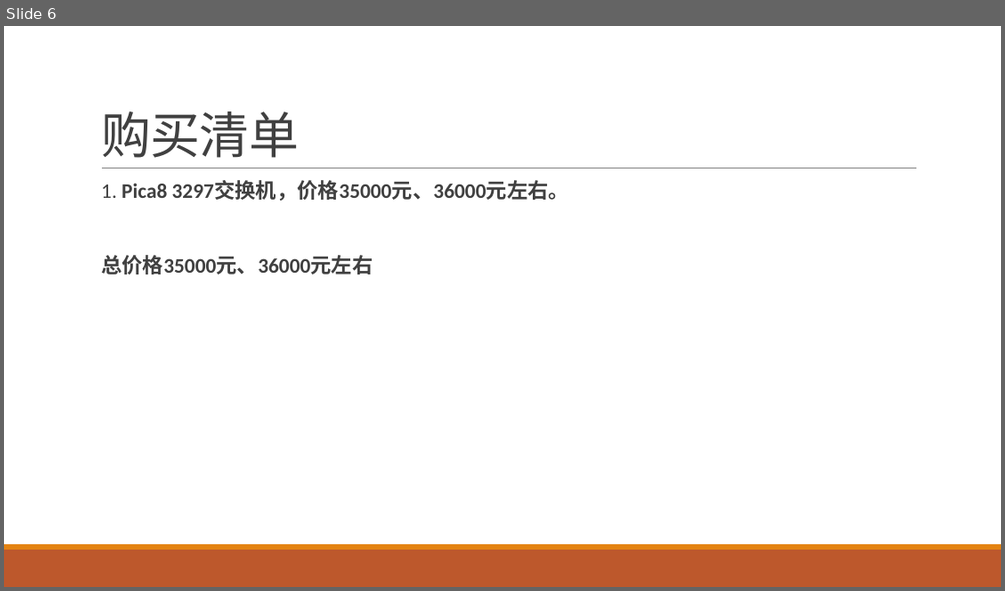
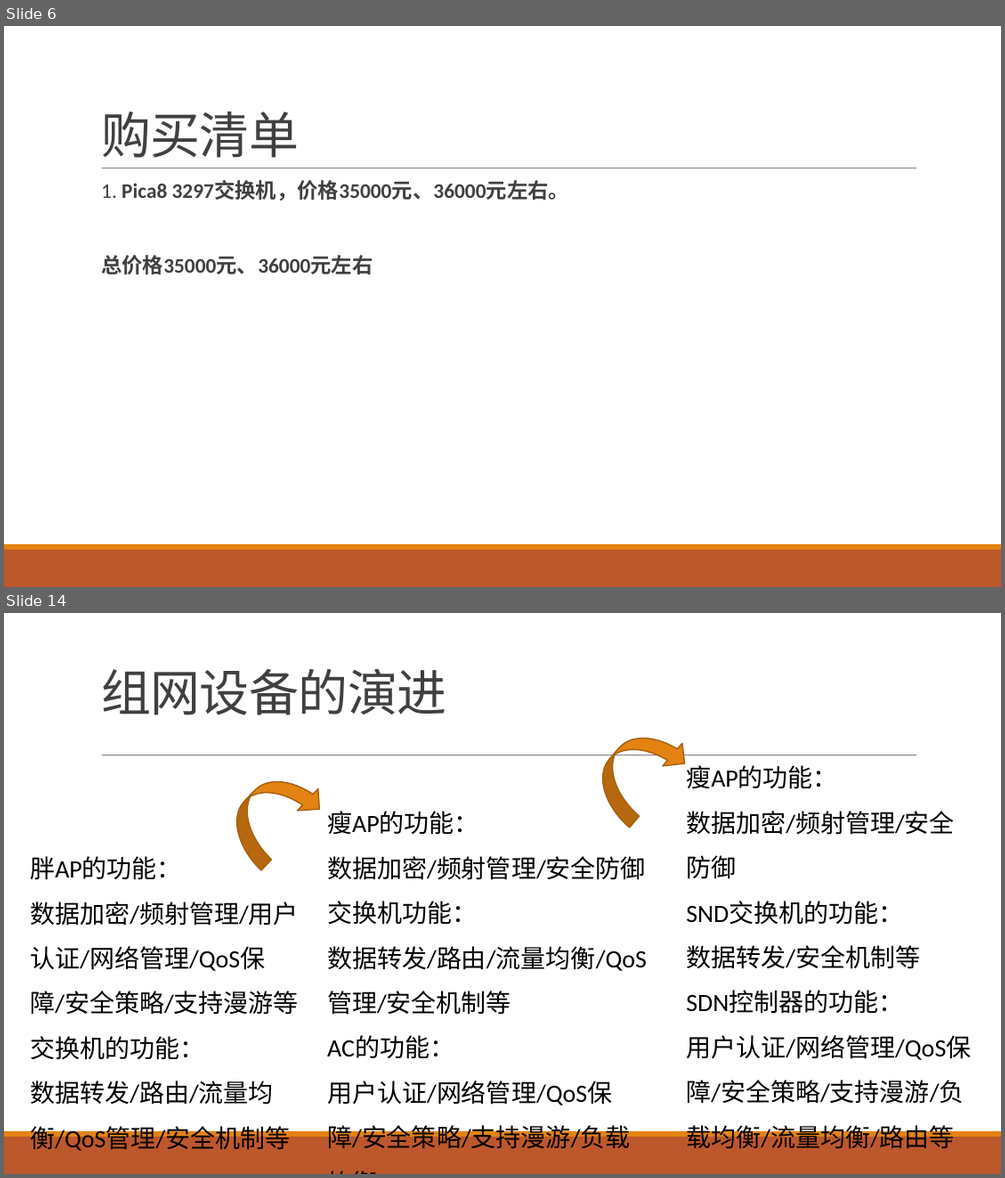
Before and after one commit to gittry1/gittry1.github.io, a slide deck: sysdjsdn/sysdjsdn.pptx. Shown one above the other, each under a label of ours: slide 6 before the commit, slides 6 and 14 after it; the slides between them are not shown. The pictures are 1005x591 and 1005x1178 pixels, drawn with LibreOffice and Linux fonts; fonts in the diff are those of the drawing. Boxes give left, top, right and bottom in pixels: in the first picture for what was removed or moved away, otherwise in the second. Text is boxed around its words. In the diff, an @@ line names an element or a change of style, - is before the commit and + after.

```diff
--- a/sysdjsdn/sysdjsdn.pptx
+++ b/sysdjsdn/sysdjsdn.pptx
@@ slide 14 added at box(4, 613, 1001, 1174), background #FFFFFF; not listed: 3 template elements that a slide beside it also shows @@
@@ title added at box(101, 669, 446, 715), 48 pt, text #404040 @@
+组网设备的演进
@@ curved down arrow added at box(584, 713, 695, 827), fill #E48312, outline #A9610D 1.25 pt @@
@@ curved down arrow added at box(218, 757, 330, 870), fill #E48312, outline #A9610D 1.25 pt @@
@@ text added at box(686, 765, 971, 1149), 24 pt, text #000000 @@
+瘦AP的功能：
+数据加密/频射管理/安全防御
+SND交换机的功能：
+数据转发/安全机制等
+SDN控制器的功能：
+用户认证/网络管理/QoS保障/安全策略/支持漫游/负载均衡/流量均衡/路由等
@@ text added at box(327, 811, 647, 1149), 24 pt, text #000000 @@
+瘦AP的功能：
+数据加密/频射管理/安全防御
+交换机功能：
+数据转发/路由/流量均衡/QoS管理/安全机制等
+AC的功能：
+用户认证/网络管理/QoS保障/安全策略/支持漫游/负载均衡
@@ text added at box(30, 856, 299, 1151), 24 pt, text #000000 @@
+胖AP的功能：
+数据加密/频射管理/用户认证/网络管理/QoS保障/安全策略/支持漫游等
+交换机的功能：
+数据转发/路由/流量均衡/QoS管理/安全机制等
```
Also in this commit, not shown: 2 slides changed, 30 other slides added, 1 other file.
